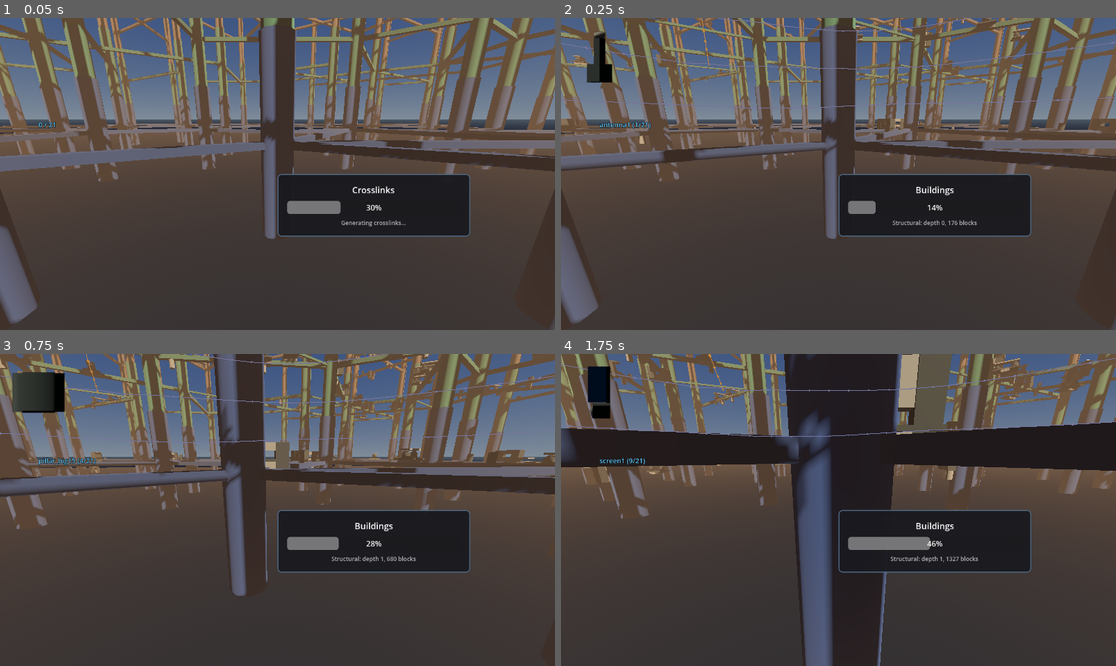
Above: before the commit, frames 1-4 (two rows, left to right).
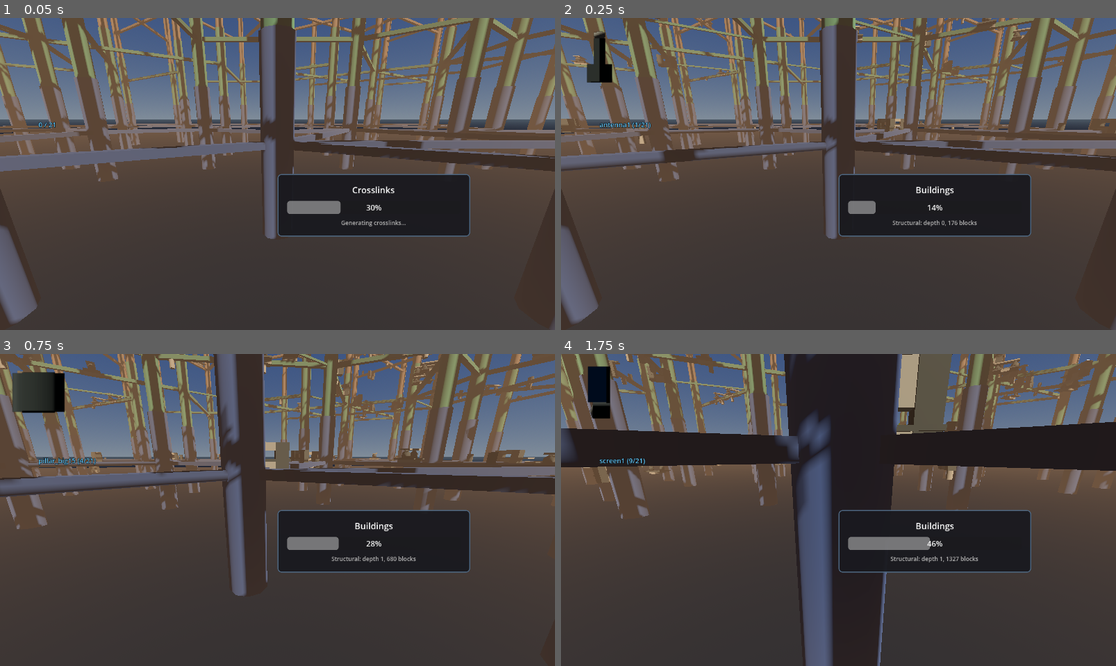
Above: after the commit, the same moments.

Repository: TaxiService/fcar
Game: Godot game, scene res://city/city_test.tscn
Two runs of this game, one before a commit and one after it. Both use one fixed random seed, a clock stepped at 60 frames per second and the inputs below.
Inputs (mouse positions are in pixels of both pictures, inside the frame that each line leads up to):
- Up to frame 1 (0.05 s): no input
- Up to frame 2 (0.25 s): no input
- Up to frame 3 (0.75 s): tap Enter at 0.5 s; move the mouse to (305, 510) at 0.52 s; hold W (forward) from 0.53 s (still down); tap Shift (boost) at 0.6 s; click (305, 510) at 0.67 s
- Up to frame 4 (1.75 s): keep holding W (forward); tap Space (jump) at 0.77, 1.52 s; move the mouse to (810, 510) at 1.27 s; tap R (confirm) at 1.35 s

Frame 1 is identical in both runs. In frame 2, 0.5% of the frame differs, in the area x 0-100%, y 0-29%; in frame 3, 0.4%; in frame 4, 0.5%.

Commit message:
lowered average speed of cars on highway

Diff:
--- a/city/HighwayGenerator.gd
+++ b/city/HighwayGenerator.gd
@@ -22,7 +22,7 @@
 @export var default_speed_limit: float = 25.0
 
 @export_category("Debug")
-@export var debug_draw_highways: bool = true
+@export var debug_draw_highways: bool = false
 
 var routes: Array = []  # Array of HighwayRoute
 var _rng: RandomNumberGenerator = RandomNumberGenerator.new()
@@ -277,10 +277,10 @@
 func _draw_waypoint_sphere(pos: Vector3, color: Color):
 	var mi = MeshInstance3D.new()
 	var sphere = SphereMesh.new()
-	sphere.radius = 8.0
-	sphere.height = 16.0
-	sphere.radial_segments = 8
-	sphere.rings = 4
+	sphere.radius = 2.0
+	sphere.height = 4.0
+	sphere.radial_segments = 6
+	sphere.rings = 2
 	mi.mesh = sphere
 	mi.position = pos
 	mi.cast_shadow = GeometryInstance3D.SHADOW_CASTING_SETTING_OFF
